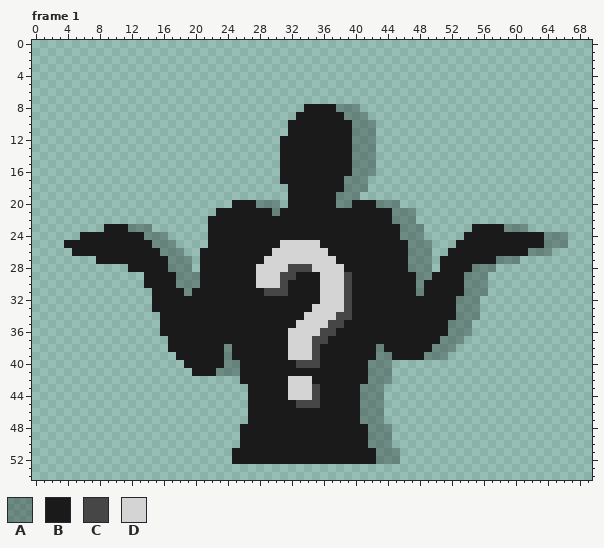
A pixel-art file gets an edit: OneVersusOne/Sprites/CharactersPictures01.aseprite. The picture above was drawn from the file before the commit.
70x55 pixels, 7 frames. Colours within 5 levels of each other are drawn and written as one. Shown: frame 1. The commit also changed other frames, which this record leaves out.
Visible layers, top first: "HardShadows" opacity 27%, "Shadows" opacity 12%, "Top", "Mid", "Bot".
Palette (. is transparent): A #00000045  B #1a1a1a  C #464646  D #d4d4d4
Pixels before, frame 1 (only the part around the change), first column x 0:
 0 ......................................................................
 1 ......................................................................
 2 ......................................................................
 3 ......................................................................
 4 ......................................................................
 5 ......................................................................
 6 ......................................................................
 7 ......................................................................
 8 ..................................BBBBAAA.............................
 9 .................................BBBBBBAAA............................
10 ................................BBBBBBBBAAA...........................
11 ................................BBBBBBBBAAA...........................
12 ...............................BBBBBBBBBAAA...........................
13 ...............................BBBBBBBBBAAA...........................
14 ...............................BBBBBBBBBAAA...........................
15 ...............................BBBBBBBBBAAA...........................
16 ...............................BBBBBBBBBAAA...........................
17 ...............................BBBBBBBBAAA............................
18 ................................BBBBBBBAAA............................
19 ................................BBBBBBAAA.............................
20 .........................BBBAAA.BBBBBBAABBBAAA........................
21 .......................BBBBBBBABBBBBBBBBBBBBBAAA......................
22 ......................BBBBBBBBBBBBBBBBBBBBBBBAAA......................
23 .........BBBAAA.......BBBBBBBBBBBBBBBBBBBBBBBBAAA......BBBBAAA........
24 ......BBBBBBBBAAA.....BBBBBBBBBBBBBBBBBBBBBBBBAAA.....BBBBBBBBBBAAA...
25 ....BBBBBBBBBBBAAA....BBBBBBBBBDDDDDBBBBBBBBBBBAAA...BBBBBBBBBBBAAA...
26 .....BBBBBBBBBBBAAA..BBBBBBBBBDDDDDDDBBBBBBBBBBAAA..BBBBBBBBBBAAA.....
27 ........BBBBBBBBBAAA.BBBBBBBBDDDDDDDDDBBBBBBBBBAAA.BBBBBBBAAA.........
28 ............BBBBBAAA.BBBBBBBDDDDCCCDDDDBBBBBBBBAAA.BBBBAAA............
29 ..............BBBBAAABBBBBBBDDDCCBBBDDDCBBBBBBBBAABBBBAAA.............
30 ..............BBBBAAABBBBBBBDDDCBBBBDDDCBBBBBBBBABBBBBAAA.............
31 ...............BBBBABBBBBBBBBCCCBBBBDDDCBBBBBBBBABBBBBAAA.............
32 ...............BBBBBBBBBBBBBBBBBBBBBDDDCBBBBBBBBBBBBBAAA..............
33 ...............BBBBBBBBBBBBBBBBBBBBDDDDCBBBBBBBBBBBBBAAA..............
34 ................BBBBBBBBBBBBBBBBBBDDDDCCBBBBBBBBBBBBBAAA..............
35 ................BBBBBBBBBBBBBBBBBDDDDCCBBBBBBBBBBBBBAAA...............
36 ................BBBBBBBBBBBBBBBBDDDDCCBBBBBBBBBBBBBBAAA...............
37 .................BBBBBBBBBBBBBBBDDDCCBBBBBBBBBBBBBBAAA................
38 .................BBBBBBBABBBBBBBDDDCBBBBBBBABBBBBBAAA.................
39 ..................BBBBBBABBBBBBBDDDCBBBBBBBAABBBBAAA..................
40 ...................BBBBBAABBBBBBBCCCBBBBBBAAA.........................
41 ....................BBBAAABBBBBBBBBBBBBBBBAAA.........................
42 ..........................BBBBBBDDDBBBBBBBAAA.........................
43 ...........................BBBBBDDDCBBBBBAAA..........................
44 ...........................BBBBBDDDCBBBBBAAA..........................
45 ...........................BBBBBBCCCBBBBBAAA..........................
46 ...........................BBBBBBBBBBBBBBAAA..........................
47 ...........................BBBBBBBBBBBBBBAAA..........................
48 ..........................BBBBBBBBBBBBBBBBAAA.........................
49 ..........................BBBBBBBBBBBBBBBBAAA.........................
50 ..........................BBBBBBBBBBBBBBBBAAA.........................
51 .........................BBBBBBBBBBBBBBBBBBAAA........................
52 .........................BBBBBBBBBBBBBBBBBBAAA........................
53 ......................................................................
54 ......................................................................
Once edited:
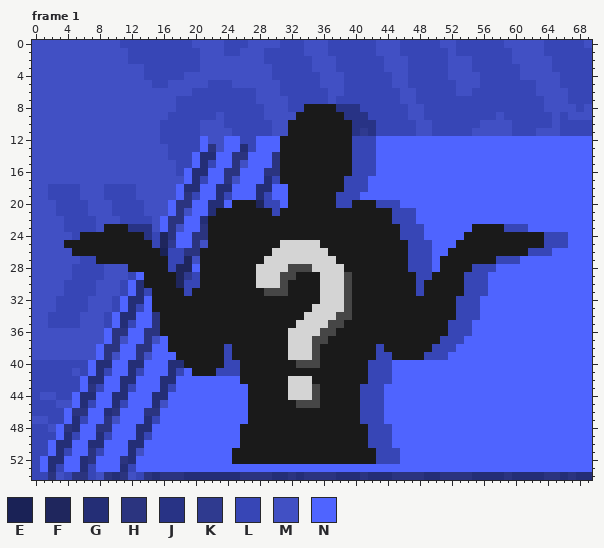
Colours new in this view: E #1a2256  F #1f265d  G #242e76  H #2b347f  J #283385  K #2f3a8f  L #3746b6  M #4150c4  N #4f64ff
What changed:
layer "Background" now shown
Changed rows in their new state; - is an unchanged pixel.
Frame 1, layer "Background":
first column x 0:
 0 MMMMMMMMMMMLLLLLLLLLMMMMLLLMMMMLLLMMMLLLLLLMMMLLLLLMMLLLLLLMMMMMLLLLLM
 1 MMMMMMMMMMMMLLLLLLLLLMMMLLMMMLLLLLMMMLLLLLLMMMLLLLLLMLLLLLLLMMMMLLLLLL
 2 MMMMMMMMMMMMLLLLLLLLLMMMMMMMMLLLLLLMMMLLLLLLMMMLLLLLMMMLLLLLMMMMMLLLLL
 3 MMMMMMMMMMMMMMLLLLLLLMMMMMMMMMLLLLLMMMLLLLLLMMMLLLLLMMMLLLLLLMMMMLLLLL
 4 MMMMMMMMMMMMMMLLLLLMMMMMMMMMMMLLLLLLMMMLLLLLLMMLLLLLMMMMLLLLLMMMMMLLLL
 5 MMMMMMMMMMMMMMMLLMMMMMLLLMMMMMMLLLLLMMMLLLLLLMMLLLLLLMMMLLLLLLLMMMLLLL
 6 MMMMMMMMMMMMMMMMMMMMLLLLLLLLMMMLLLLLLMMLLLLLLLMMLLLLLMMLLLLLLLLMMMMLLL
 7 MMMMMMMMMMMMMMMMMMLLLLLLLLLLMMMMLLLLLMLLLLLLLLMMLLLLLLLLLLLLLLLLMMMLLL
 8 MMMMMMMMMMMMMMMMMMLLLLLLLLLLLMMMLL----JJJLLLLLLMMLLLLLLLLLLLLLLLMMMMLM
 9 MMMMMMMMMMMMMMMMMLLLLLLMLLLLLMMMM------JJJLLLLLMMLLLLLLLLLMLLLLLLMLMMM
10 MMMMMMMMMMMMMMMMLLLLLMMMLLLLLLMM--------JJJLLLLLMMLLLLLLMMMMLLLLLMLLLL
11 MMMMMMMMMMMMMMMMLLLLLMMMMLLLLLMM--------JKJLLLLLMMLLLLLMMMMMLLLMMMLLLL
12 MMMMMMMMMMMMMMMMLLLLLNMMNNLLNNN---------LLLNNNNNNNNNNNNNNNNNNNNNNNNNNN
13 MMMMMMMMMMMMMMMMMLLLLNHMNNGLNNN---------LLLNNNNNNNNNNNNNNNNNNNNNNNNNNN
14 MMMMMMMMMMMMMMMMMLLLNGGNNHHNNNH---------LLLNNNNNNNNNNNNNNNNNNNNNNNNNNN
15 MMMMMMMMMMMMMMMMMMLLNGLNNHMNNNH---------LLLNNNNNNNNNNNNNNNNNNNNNNNNNNN
16 MMMMMMMMMMMMMMMMMMLNGGNNHHNNNHH---------LLLNNNNNNNNNNNNNNNNNNNNNNNNNNN
17 MMMMMMMMMMMMMMMMMMMNGLNNHMNNNGL--------LLLNNNNNNNNNNNNNNNNNNNNNNNNNNNN
18 MMLLLLMMMLLLLMMMMMNGGNNGGNNNGGNN-------LLLNNNNNNNNNNNNNNNNNNNNNNNNNNNN
19 MMLLLLMMMLLLLMMMMMNHLNNGLNNNGLNN------LLLNNNNNNNNNNNNNNNNNNNNNNNNNNNNN
20 MMMLLLLMMMLLLLMMMNHHNNGGN---FLLN------LL---LLLNNNNNNNNNNNNNNNNNNNNNNNN
21 MMMLLLLMMMLLLLMMMNHMNNG-------L--------------LLLNNNNNNNNNNNNNNNNNNNNNN
22 MMMMLLLLMMMLLLLMNHHNNG-----------------------LLLNNNNNNNNNNNNNNNNNNNNNN
23 MMMMLLLLM---JJJMNHMNNH------------------------LLLNNNNNN----LLLNNNNNNNN
24 MMMMML--------JLFHNNHH------------------------LLLNNNNN----------LLLNNN
25 MMMM-----------LFKNNHM-------------------------LLLNNN-----------LLLNNN
26 MMMMM-----------ELLHH--------------------------LLLNN----------LLLNNNNN
27 MMMMMMLL---------LLFM--------------------------LLLN-------LLLNNNNNNNNN
28 MMMMMLLLLMMM-----LFFN--------------------------LLLN----LLLNNNNNNNNNNNN
29 MMMMMLLLLMMMLN----FKL---------------------------LL----LLLNNNNNNNNNNNNN
30 MMMMLLLLMMMLNG----FLL---------------------------L-----LLLNNNNNNNNNNNNN
31 MMMMLLLLMMMLNGL----L----------------------------L-----LLLNNNNNNNNNNNNN
32 MMMLLLLMMMLNGGN--------------------------------------LLLNNNNNNNNNNNNNN
33 MMMLLLLMMMLNGLN--------------------------------------LLLNNNNNNNNNNNNNN
34 MMLLLLMMMLNGGNNH-------------------------------------LLLNNNNNNNNNNNNNN
35 MMLLLLMMMLNGLNNH------------------------------------LLLNNNNNNNNNNNNNNN
36 MMMMMMMMMNHHNNHH------------------------------------LLLNNNNNNNNNNNNNNN
37 MMMMMMMMMNHMNNHMN----------------------------------LLLNNNNNNNNNNNNNNNN
38 MMMMMMMMNHHNNHHNN-------L------------------L------LLLNNNNNNNNNNNNNNNNN
39 MMMMMMMMNHMNNHMNNN------L------------------LL----LLLNNNNNNNNNNNNNNNNNN
40 LLLLLLLNGGNNGGNNNGG-----LL----------------LLLNNNNNNNNNNNNNNNNNNNNNNNNN
41 LLLLLMLNGLNNGLNNNGLN---LLL----------------LLLNNNNNNNNNNNNNNNNNNNNNNNNN
42 LLLLLLNGGNNGGNNNGGNNNNNNNN----------------LLLNNNNNNNNNNNNNNNNNNNNNNNNN
43 LLLLLLNHLNNGLNNNGLNNNNNNNNN--------------LLLNNNNNNNNNNNNNNNNNNNNNNNNNN
44 LMMLLNGGNNGGNNNGGNNNNNNNNNN--------------LLLNNNNNNNNNNNNNNNNNNNNNNNNNN
45 LLLMMNGLNNGLNNNGMNNNNNNNNNN--------------LLLNNNNNNNNNNNNNNNNNNNNNNNNNN
46 LLLLNHHNNGHNNNHHNNNNNNNNNNN--------------LLLNNNNNNNNNNNNNNNNNNNNNNNNNN
47 MMLLNGLNNHMNNNGLNNNNNNNNNNN--------------LLLNNNNNNNNNNNNNNNNNNNNNNNNNN
48 LLMNHGNNHHNNNGGNNNNNNNNNNN----------------LLLNNNNNNNNNNNNNNNNNNNNNNNNN
49 LLLNGLNNGLNNNGLNNNNNNNNNNN----------------LLLNNNNNNNNNNNNNNNNNNNNNNNNN
50 LLNGGNNGGNNNGGNNNNNNNNNNNN----------------LLLNNNNNNNNNNNNNNNNNNNNNNNNN
51 LLNGLNNHLNNNGMNNNNNNNNNNN------------------LLLNNNNNNNNNNNNNNNNNNNNNNNN
52 LNGGNNGHNNNHGNNNNNNNNNNNN------------------LLLNNNNNNNNNNNNNNNNNNNNNNNN
53 LNGLNNGLNNNGLNNNNNNNNNNNNNNNNNNNNNNNNNNNNNNNNNNNNNNNNNNNNNNNNNNNNNNNNN
54 LLHMLHHLMHGHMLHGHHHGGGGGGGHHHHGGHGHHHHGGGHGGGHHHHGGHHHHGGGGHGGGGHHGHGG
